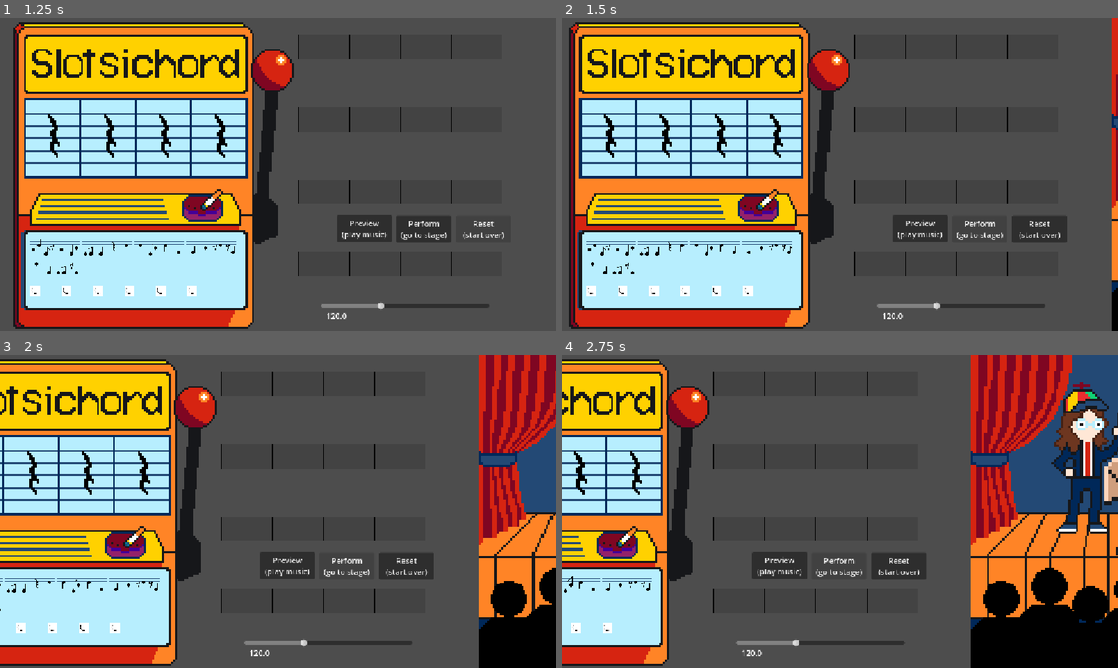
Above: before the commit, frames 1-4 (two rows, left to right).
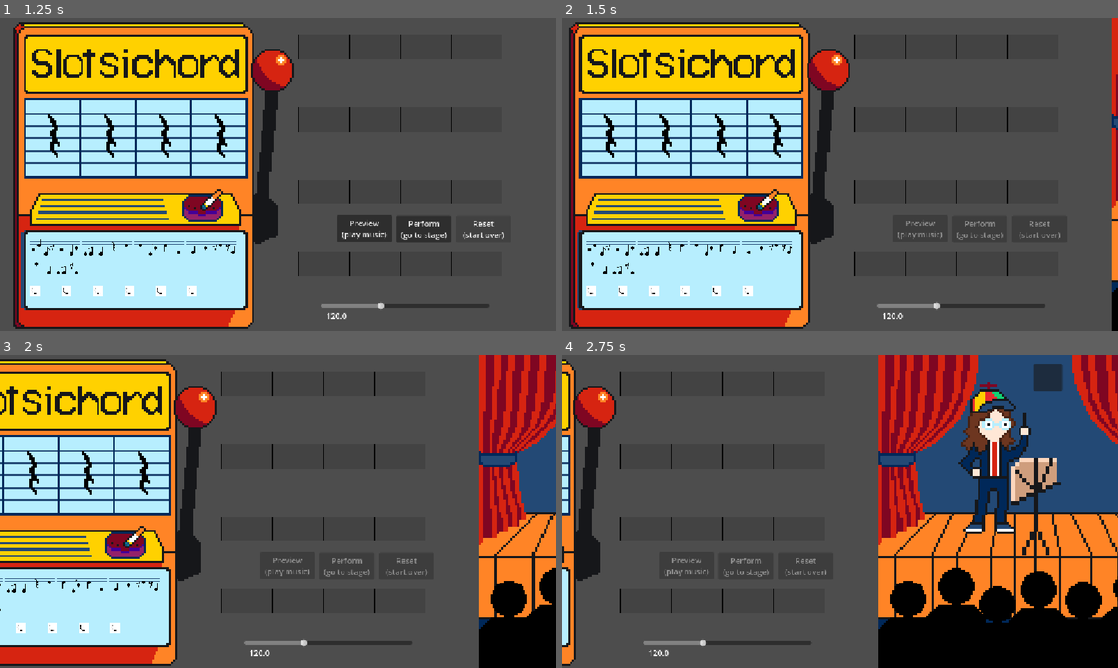
Above: after the commit, the same moments.

Repository: twhassall/slotsichord
Game: Godot game, scene res://scenes/actualScreens/MainScreen.tscn
Two runs of this game, one before a commit and one after it. Both use one fixed random seed, a clock stepped at 60 frames per second and the inputs below.
Inputs (mouse positions are in pixels of both pictures, inside the frame that each line leads up to):
- Up to frame 1 (1.25 s): click "Reset (start over)" at 0.5 s
- Up to frame 2 (1.5 s): click "Perform (go to stage)" at 1.25 s
- Up to frame 3 (2 s): no input
- Up to frame 4 (2.75 s): click (906, 564) at 2 s, where only the run before the commit has a clickable "Perform (go to stage)"

Frame 1 is identical in both runs. In frame 2, 0.3% of the frame differs, in the area x 60-90%, y 64-71%; in frame 3, 0.3%; in frame 4, 52%, in the area x 0-100%, y 0-100%.

Commit message:
sequence the performance movement and playing and audience, added reset functionality

Diff:
--- a/scenes/subScenes/ArrangementArea.tscn
+++ b/scenes/subScenes/ArrangementArea.tscn
@@ -36,7 +36,7 @@
 text = "Reset
 (start over)"
 
-[node name="Perfom" type="Button" parent="." unique_id=646544303]
+[node name="Perform" type="Button" parent="." unique_id=646544303]
 layout_mode = 0
 offset_left = 204.0
 offset_top = 374.0
@@ -64,6 +64,7 @@
 offset_bottom = 42.0
 
 [connection signal="pressed" from="Preview" to="." method="_on_play_pressed"]
-[connection signal="pressed" from="Perfom" to="." method="_on_perfom_pressed"]
+[connection signal="pressed" from="Reset" to="." method="_on_reset_pressed"]
+[connection signal="pressed" from="Perform" to="." method="_on_perfom_pressed"]
 [connection signal="changed" from="BPMSlider" to="." method="_on_h_slider_changed"]
 [connection signal="value_changed" from="BPMSlider" to="." method="_on_h_slider_value_changed"]
--- a/scripts/MainScreen.gd
+++ b/scripts/MainScreen.gd
@@ -9,7 +9,22 @@
 
 func pan_to_performance():
 	##moves the camera smoothly
+
+	$ArrangementArea.set_buttons_disabled(true)
 	var tween = create_tween()
 	tween.set_ease(Tween.EASE_IN_OUT)
 	tween.set_trans(Tween.TRANS_SINE)
 	tween.tween_property($Camera2D, "position", Vector2(1360.0,324.0), 2.0)
+
+
+	await tween.finished
+
+	#magic timer
+	#this is where we can play audience noises if we have them
+	await get_tree().create_timer(0.5).timeout
+
+	#just call directly
+	$JuniperNode.start_conducting()
+	await $ArrangementArea.play_all_bars()
+	$JuniperNode.stop_conducting()
+	$JuniperNode.audience_reaction()
--- a/scripts/arrangement_area.gd
+++ b/scripts/arrangement_area.gd
@@ -58,6 +58,11 @@
 			else:
 				await MusicLibrary.play_bar(bar)
 
+func clear_all_bars():
+	for line in slots:
+		for bit in line:
+			bit._clear_existing_bar()
+			bit.clear_existing_chord()
 
 func _on_play_pressed():
 	print("playing all bars")
@@ -69,3 +74,14 @@
 
 func _on_perfom_pressed():
 	emit_signal("perform_pressed")
+
+func set_buttons_disabled(is_disabled):
+	print("self is: ", self)
+	print("children: ", get_children())
+	$Preview.disabled = is_disabled
+	$Reset.disabled = is_disabled
+	$Perform.disabled = is_disabled
+
+
+func _on_reset_pressed():
+	clear_all_bars()
--- a/scripts/bar_slot.gd
+++ b/scripts/bar_slot.gd
@@ -31,7 +31,7 @@
 
 func clear_existing_chord():
 	current_chord = ""
-
+	chord_label.text = ""
 	var currentChord = get_node_or_null("ChordSprite")
 	if currentChord:
 		currentChord.queue_free()
--- a/testjuniper.gd
+++ b/testjuniper.gd
@@ -2,6 +2,51 @@
 
 func _ready():
 	randomize()
+
+func start_conducting():
+	$Juniper/JuniperAnimation.play("conduct")
+
+func stop_conducting():
+	$Juniper/JuniperAnimation.pause()
+
+func audience_reaction():
+	var cheer_count = 0
+	var clap_count = 0
+	var cricket_count = 0
+
+	for i in range(1, 8):
+		var patron = get_node("Audience" + str(i))
+		var roll = randf()
+		##big cheer
+		if roll < 0.4:
+			patron.frame = 0
+			var height = randf_range(5.0, 15.0)
+			var duration = randf_range(0.25, 0.45)
+			patron.cheer(height, duration)
+			cheer_count +=1
+		##polite applause
+		elif roll < 0.75:
+			patron.frame = 1
+			var height = randf_range(1.0, 5.0)
+			var duration = randf_range(0.4, 0.7)
+			patron.cheer(height, duration)
+			clap_count +=1
+		##no reaction
+		else:
+			patron.frame = 1
+			cricket_count +=1
+
+	##plays sound based on majority reaction
+	if cheer_count >= clap_count and cheer_count >= cricket_count:
+		$cheerSound.play()
+	elif clap_count >= cricket_count:
+		$clapSound.play()
+	else:
+		$cricketSound.play()
+
+
+
+
 
 func _on_make_her_move_pressed():
 	$Juniper/JuniperAnimation.play("conduct")
